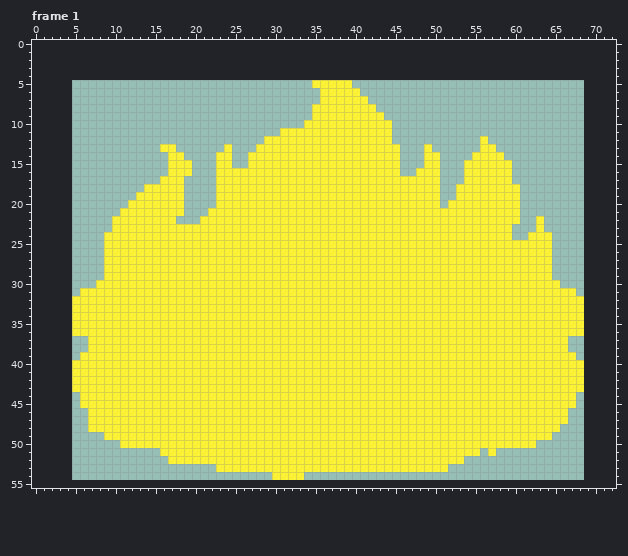
Pixel-art file -- assets_src/image/furnace.aseprite. Above: the version before the commit.
64x50 pixels, 5 frames. Shown: frame 1. The old version is drawn lined up with the new one, on the new canvas. The commit also changed other frames, which this record leaves out.
The same view after the edit:
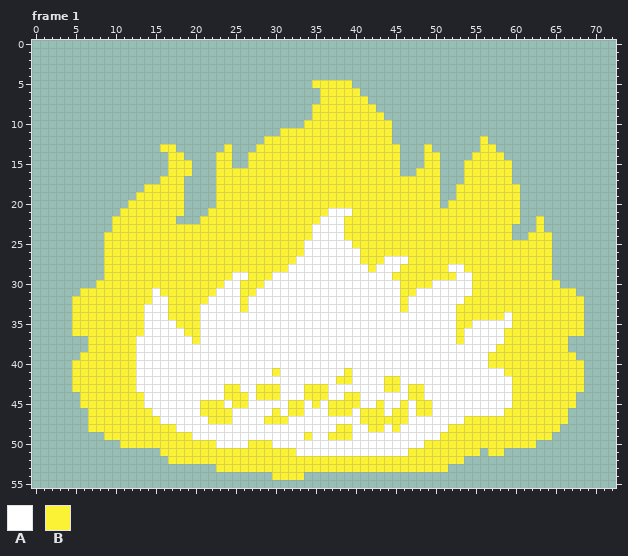
Palette (. is transparent): A #ffffff  B #fbf236
The author wrote: polished furnace fire
What changed:
canvas 64x50 -> 73x56, the old top-left corner now at 5,5
--- frame 1
@@ x 11..61 @@
 20 .BBBBBBB....BBBBBBBBBBBBBBBBBBBBBBBBBBBB.BBBBBBBBB.
-21 BBBBBBBB...BBBBBBBBBBBBBBBBBBBBBBBBBBBBBBBBBBBBBBB.
-22 BBBBBBB...BBBBBBBBBBBBBBBBBBBBBBBBBBBBBBBBBBBBBBBB.
-23 BBBBBBBBBBBBBBBBBBBBBBBBBBBBBBBBBBBBBBBBBBBBBBBBB..
-24 BBBBBBBBBBBBBBBBBBBBBBBBBBBBBBBBBBBBBBBBBBBBBBBBB..
-25 BBBBBBBBBBBBBBBBBBBBBBBBBBBBBBBBBBBBBBBBBBBBBBBBBBB
-26 BBBBBBBBBBBBBBBBBBBBBBBBBBBBBBBBBBBBBBBBBBBBBBBBBBB
-27 BBBBBBBBBBBBBBBBBBBBBBBBBBBBBBBBBBBBBBBBBBBBBBBBBBB
-28 BBBBBBBBBBBBBBBBBBBBBBBBBBBBBBBBBBBBBBBBBBBBBBBBBBB
-29 BBBBBBBBBBBBBBBBBBBBBBBBBBBBBBBBBBBBBBBBBBBBBBBBBBB
-30 BBBBBBBBBBBBBBBBBBBBBBBBBBBBBBBBBBBBBBBBBBBBBBBBBBB
-31 BBBBBBBBBBBBBBBBBBBBBBBBBBBBBBBBBBBBBBBBBBBBBBBBBBB
-32 BBBBBBBBBBBBBBBBBBBBBBBBBBBBBBBBBBBBBBBBBBBBBBBBBBB
-33 BBBBBBBBBBBBBBBBBBBBBBBBBBBBBBBBBBBBBBBBBBBBBBBBBBB
-34 BBBBBBBBBBBBBBBBBBBBBBBBBBBBBBBBBBBBBBBBBBBBBBBBBBB
-35 BBBBBBBBBBBBBBBBBBBBBBBBBBBBBBBBBBBBBBBBBBBBBBBBBBB
-36 BBBBBBBBBBBBBBBBBBBBBBBBBBBBBBBBBBBBBBBBBBBBBBBBBBB
-37 BBBBBBBBBBBBBBBBBBBBBBBBBBBBBBBBBBBBBBBBBBBBBBBBBBB
-38 BBBBBBBBBBBBBBBBBBBBBBBBBBBBBBBBBBBBBBBBBBBBBBBBBBB
-39 BBBBBBBBBBBBBBBBBBBBBBBBBBBBBBBBBBBBBBBBBBBBBBBBBBB
-40 BBBBBBBBBBBBBBBBBBBBBBBBBBBBBBBBBBBBBBBBBBBBBBBBBBB
-41 BBBBBBBBBBBBBBBBBBBBBBBBBBBBBBBBBBBBBBBBBBBBBBBBBBB
-42 BBBBBBBBBBBBBBBBBBBBBBBBBBBBBBBBBBBBBBBBBBBBBBBBBBB
-43 BBBBBBBBBBBBBBBBBBBBBBBBBBBBBBBBBBBBBBBBBBBBBBBBBBB
-44 BBBBBBBBBBBBBBBBBBBBBBBBBBBBBBBBBBBBBBBBBBBBBBBBBBB
-45 BBBBBBBBBBBBBBBBBBBBBBBBBBBBBBBBBBBBBBBBBBBBBBBBBBB
-46 BBBBBBBBBBBBBBBBBBBBBBBBBBBBBBBBBBBBBBBBBBBBBBBBBBB
-47 BBBBBBBBBBBBBBBBBBBBBBBBBBBBBBBBBBBBBBBBBBBBBBBBBBB
-48 BBBBBBBBBBBBBBBBBBBBBBBBBBBBBBBBBBBBBBBBBBBBBBBBBBB
-49 BBBBBBBBBBBBBBBBBBBBBBBBBBBBBBBBBBBBBBBBBBBBBBBBBBB
-50 BBBBBBBBBBBBBBBBBBBBBBBBBBBBBBBBBBBBBBBBBBBBBBBBBBB
-51 .....BBBBBBBBBBBBBBBBBBBBBBBBBBBBBBBBBBBBBBBB.B....
+21 BBBBBBBB...BBBBBBBBBBBBBBBAAABBBBBBBBBBBBBBBBBBBBB.
+22 BBBBBBB...BBBBBBBBBBBBBBBAAABBBBBBBBBBBBBBBBBBBBBB.
+23 BBBBBBBBBBBBBBBBBBBBBBBBAAAABBBBBBBBBBBBBBBBBBBBB..
+24 BBBBBBBBBBBBBBBBBBBBBBBBAAAABBBBBBBBBBBBBBBBBBBBB..
+25 BBBBBBBBBBBBBBBBBBBBBBBAAAAAABBBBBBBBBBBBBBBBBBBBBB
+26 BBBBBBBBBBBBBBBBBBBBBBBAAAAAAABBBBBBBBBBBBBBBBBBBBB
+27 BBBBBBBBBBBBBBBBBBBBBBAAAAAAAABBBAAABBBBBBBBBBBBBBB
+28 BBBBBBBBBBBBBBBBBBBBBAAAAAAAAAABAAABBBBBBAABBBBBBBB
+29 BBBBBBBBBBBBBBAABBBAAAAAAAAAAAAAAABBBBBBBBAABBBBBBB
+30 BBBBBBBBBBBBBAABBBAAAAAAAAAAAAAAAAABBBBAAAAABBBBBBB
+31 BBBBABBBBBBBAAABBAAAAAAAAAAAAAAAAAABBAAAAAAABBBBBBB
+32 BBBBAABBBBBAAAABAAAAAAAAAAAAAAAAAAABAAAAAAABBBBBBBB
+33 BBBAAABBBBAAAAABAAAAAAAAAAAAAAAAAAABAAAAAABBBBBBBBB
+34 BBBAAABBBBAAAAAAAAAAAAAAAAAAAAAAAAAAAAAAAABBBBBBABB
+35 BBBAAAABBBAAAAAAAAAAAAAAAAAAAAAAAAAAAAAAAABBAAAAABB
+36 BBBAAAAABBAAAAAAAAAAAAAAAAAAAAAAAAAAAAAAAABAAAAABBB
+37 BBAAAAAAABAAAAAAAAAAAAAAAAAAAAAAAAAAAAAAAABAAAAABBB
+38 BBAAAAAAAAAAAAAAAAAAAAAAAAAAAAAAAAAAAAAAAAAAAAABBBB
+39 BBAAAAAAAAAAAAAAAAAAAAAAAAAAAAAAAAAAAAAAAAAAAABBBBB
+40 BBAAAAAAAAAAAAAAAAAAAAAAAAAAAAAAAAAAAAAAAAAAAABBBBB
+41 BBAAAAAAAAAAAAAAAAABAAAAAAAABAAAAAAAAAAAAAAAAAAABBB
+42 BBAAAAAAAAAAAAAAAAAAAAAAAAABBAAAABBAAAAAAAAAAAAAABB
+43 BBAAAAAAAAAAABBAABBBAAABBBAAAAAAABBABBAAAAAAAAAAABB
+44 BBBAAAAAAAAAABBBABBBAAABBBAABBAAAAAABBAAAAAAAAAAABB
+45 BBBAAAAAAABBBABBAAAAABBABABBBBAABAABABBAAAAAAAAAABB
+46 BBBBAAAAAABBBBAAAAABABBAAABBBABBBABBABBAAAAAAAAABBB
+47 BBBBBAAAAAABBBAAAABBBAAAAAAAAABBBBBBAAAAAAABBBBBBBB
+48 BBBBBBBAAAAAAAAAAAAAAAAAAAABBAABBABAAAAAABBBBBBBBBB
+49 BBBBBBBBBAAAAAAAAAAAAAABAABBBAAAAAAAAAAABBBBBBBBBBB
+50 BBBBBBBBBBBBAAAABBBAAAAAAAAAAAAAAAAAAABBBBBBBBBBBBB
+51 .....BBBBBBBBBBBBBBBBBAAAAAAAAAAAAAABBBBBBBBB.BB...
 52 ......BBBBBBBBBBBBBBBBBBBBBBBBBBBBBBBBBBBBB........
Pixel boxes of the changes (left, top, right, bottom) in both pictures:
changed: (136, 208, 512, 456)
